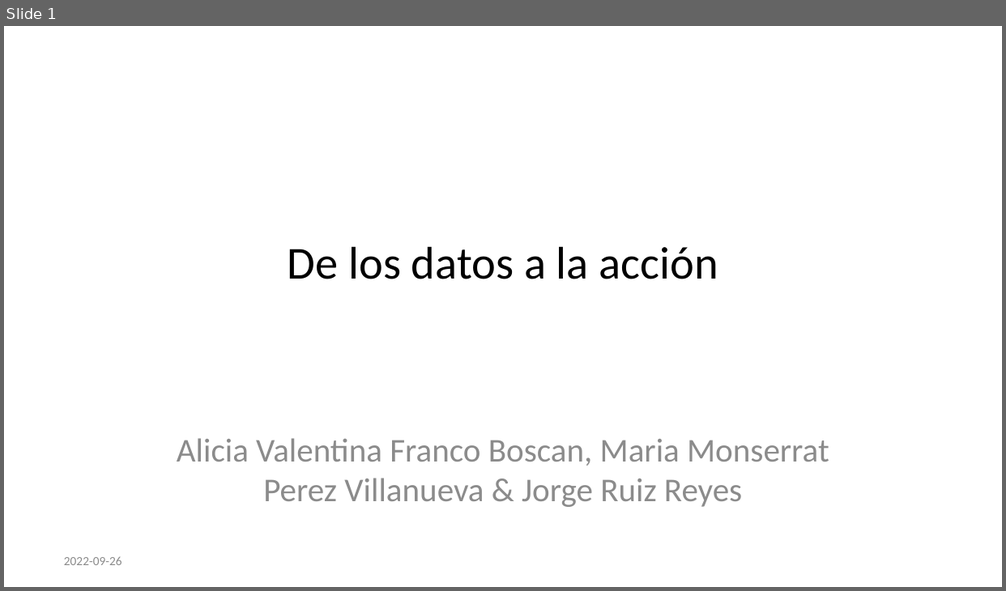
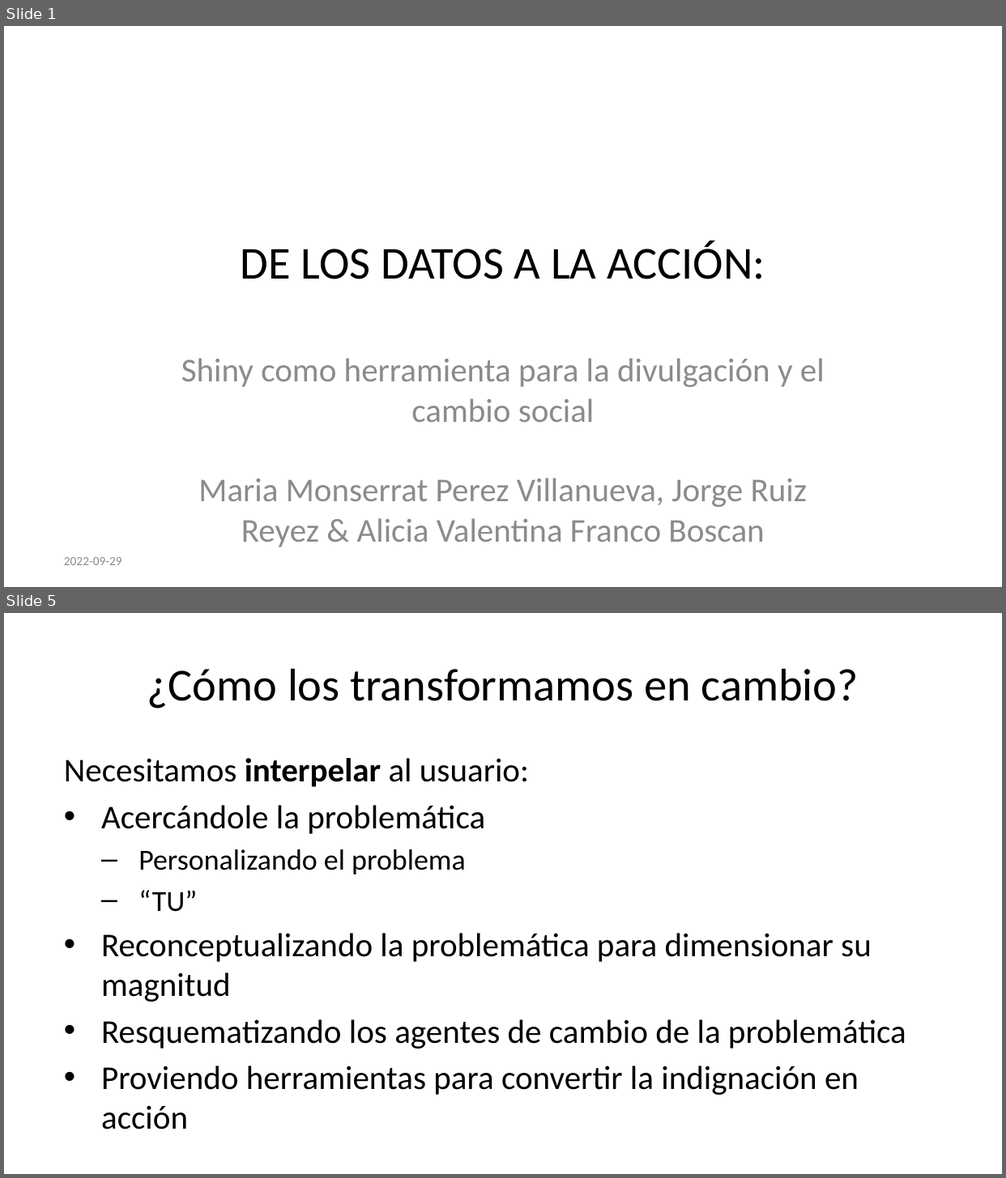
Before and after one commit to datacivica/ppt-huelladecuidados-LatinR, a slide deck: ppt-LatinR.pptx. Shown one above the other, each under a label of ours: slide 1 before the commit, slides 1 and 5 after it; the slides between them are not shown. The pictures are 1006x591 and 1006x1178 pixels, drawn with LibreOffice and Linux fonts; fonts in the diff are those of the drawing. Boxes give left, top, right and bottom in pixels: in the first picture for what was removed or moved away, otherwise in the second. Text is boxed around its words. In the diff, an @@ line names an element or a change of style, - is before the commit and + after.

```diff
--- a/ppt-LatinR.pptx
+++ b/ppt-LatinR.pptx
@@ slide 5 added at box(4, 613, 1002, 1174), background #FFFFFF @@
@@ title added at box(147, 668, 859, 709), 33 pt, text #000000 @@
+¿Cómo los transformamos en cambio?
@@ text added at box(64, 758, 906, 1130), 24 pt, text #000000 @@
+Necesitamos interpelar al usuario:
+• Acercándole la problemática
+  – Personalizando el problema
+  – “TU”
+• Reconceptualizando la problemática para dimensionar su magnitud
+• Resquematizando los agentes de cambio de la problemática
+• Proviendo herramientas para convertir la indignación en acción
@@ slide 1 changed as well @@
@@ title at box(241, 241, 765, 280): text changed @@
-De los datos a la acción
+DE LOS DATOS A LA ACCIÓN:
@@ subtitle at box(181, 358, 825, 548): text changed @@
-Alicia Valentina Franco Boscan, Maria Monserrat Perez Villanueva & Jorge Ruiz Reyes
+Shiny como herramienta para la divulgación y el cambio social
+Maria Monserrat Perez Villanueva, Jorge Ruiz Reyez & Alicia Valentina Franco Boscan
@@ text at box(64, 557, 122, 565): text changed @@
-2022-09-26
+2022-09-29
```
Also in this commit, not shown: 23 other slides added, 4 slides removed, 29 other files.
